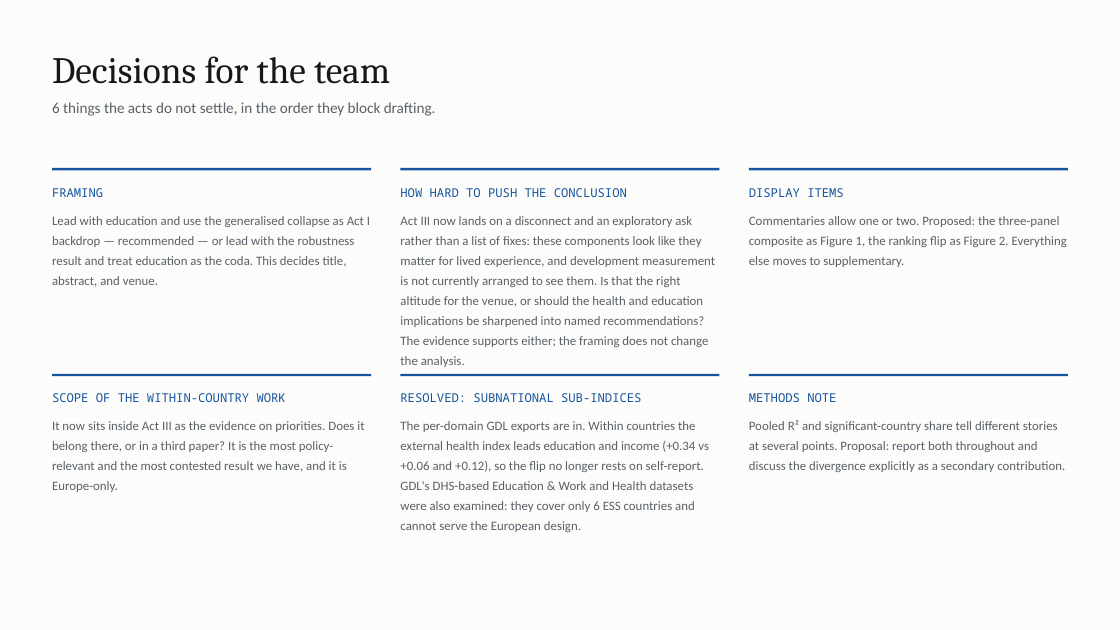
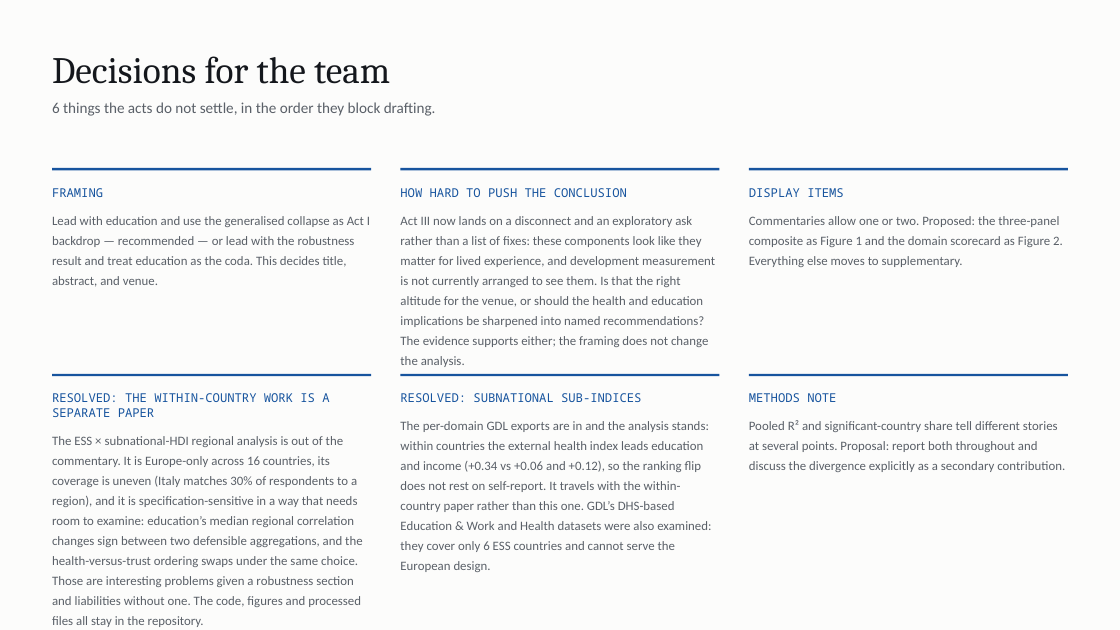
Before and after one commit to cwejnert/HDI-Happiness, a slide deck: slide 33 of deck/Measured_Where_It_Varies.pptx (slide 37 before the commit). Drawn at 1120x630 pixels with LibreOffice and Linux fonts; fonts in the diff are those of the drawing. Boxes give left, top, right and bottom in pixels: in the first picture for what was removed or moved away, otherwise in the second. Text is boxed around its words. In the diff, an @@ line names an element or a change of style, - is before the commit and + after.

```diff
--- a/deck/Measured_Where_It_Varies.pptx
+++ b/deck/Measured_Where_It_Varies.pptx
@@ text at (749,216,1063,267): text changed @@
-Commentaries allow one or two. Proposed: the three-panel composite as Figure 1, the ranking flip as Figure 2. Everything else moves to supplementary.
+Commentaries allow one or two. Proposed: the three-panel composite as Figure 1 and the domain scorecard as Figure 2. Everything else moves to supplementary.
@@ text at (52,393,362,627): text changed @@
-SCOPE OF THE WITHIN-COUNTRY WORK
-It now sits inside Act III as the evidence on priorities. Does it belong there, or in a third paper? It is the most policy-relevant and the most contested result we have, and it is Europe-only.
+RESOLVED: THE WITHIN-COUNTRY WORK IS A SEPARATE PAPER
+The ESS × subnational-HDI regional analysis is out of the commentary. It is Europe-only across 16 countries, its coverage is uneven (Italy matches 30% of respondents to a region), and it is specification-sensitive in a way that needs room to examine: education’s median regional correlation changes sign between two defensible aggregations, and the health-versus-trust ordering swaps under the same choice. Those are interesting problems given a robustness section and liabilities without one. The code, figures and processed files all stay in the repository.
@@ text at (400,421,711,552): text changed @@
-The per-domain GDL exports are in. Within countries the external health index leads education and income (+0.34 vs +0.06 and +0.12), so the flip no longer rests on self-report. GDL's DHS-based Education & Work and Health datasets were also examined: they cover only 6 ESS countries and cannot serve the European design.
+The per-domain GDL exports are in and the analysis stands: within countries the external health index leads education and income (+0.34 vs +0.06 and +0.12), so the ranking flip does not rest on self-report. It travels with the within-country paper rather than this one. GDL’s DHS-based Education & Work and Health datasets were also examined: they cover only 6 ESS countries and cannot serve the European design.
```
Also in this commit, not shown: 13 other slides changed, 10 slides removed, 21 other files.
